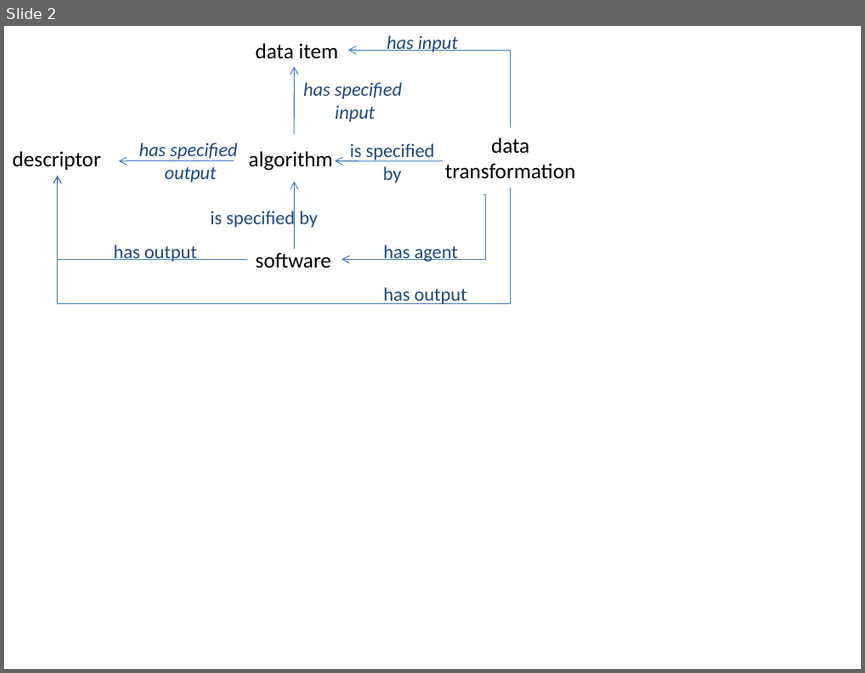
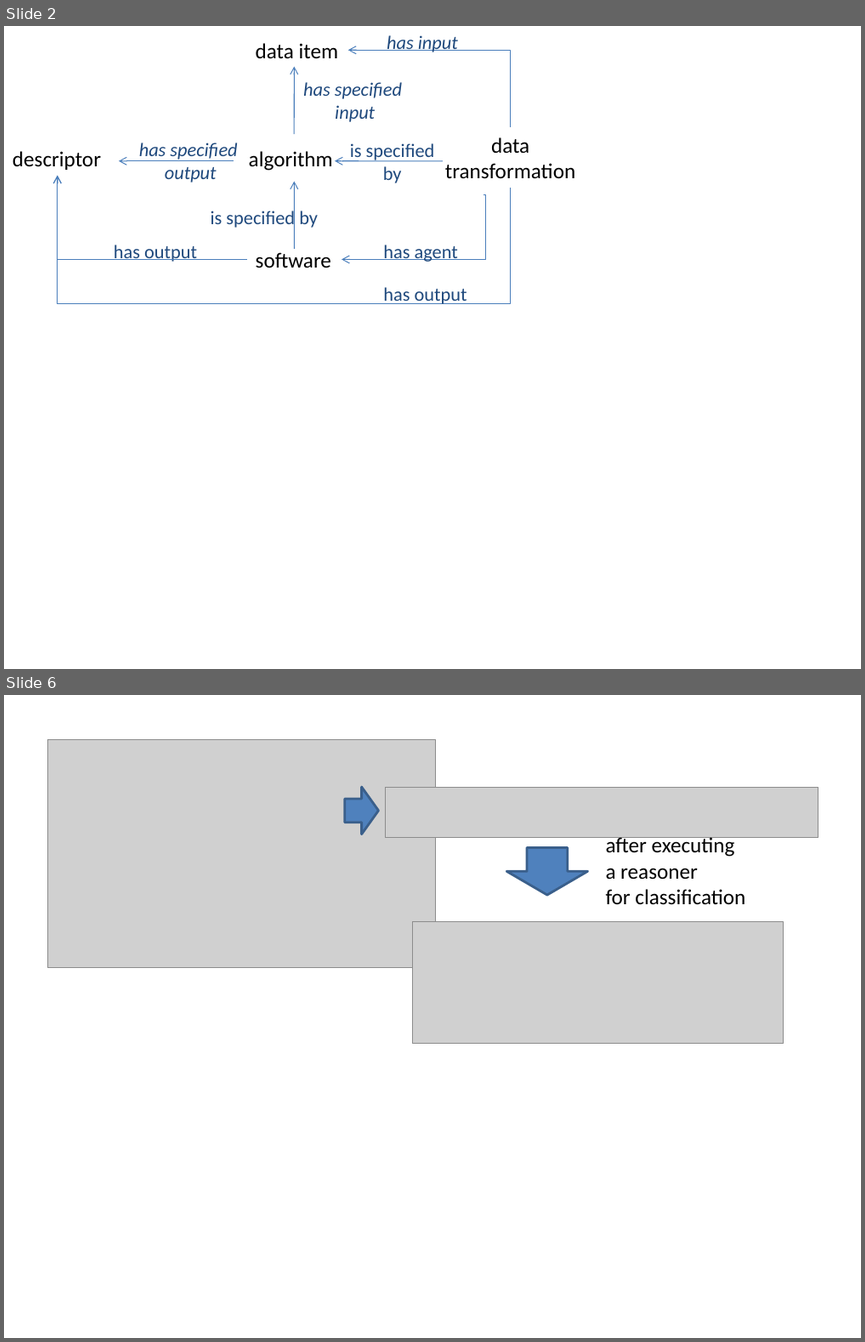
Before and after one commit to semanticchemistry/semanticchemistry, a slide deck: trunk/documentation/images/diagrams.pptx. Shown one above the other, each under a label of ours: slide 2 before the commit, slides 2 and 6 after it; the slides between them are not shown. The pictures are 865x673 and 865x1342 pixels, drawn with LibreOffice and Linux fonts; fonts in the diff are those of the drawing; grey boxes stand for pictures. Boxes give left, top, right and bottom in pixels: in the first picture for what was removed or moved away, otherwise in the second. Text is boxed around its words. In the diff, an @@ line names an element or a change of style, - is before the commit and + after.

```diff
--- a/trunk/documentation/images/diagrams.pptx
+++ b/trunk/documentation/images/diagrams.pptx
@@ slide 6 added at [4,695,861,1338], background #FFFFFF @@
@@ picture added at [47,739,435,968] @@
@@ right arrow added at [345,787,378,834], fill #4F81BD, outline #3A5F8C 2 pt @@
@@ picture added at [386,787,818,837] @@
@@ down arrow added at [507,847,587,895], fill #4F81BD, outline #3A5F8C 2 pt @@
@@ text added at [606,835,745,905], 18 pt, text #000000 @@
+after executing
+a reasoner
+for classification
@@ picture added at [412,922,783,1043] @@
```
Also in this commit, not shown: 2 slides changed, 2 other slides added, 2 other files.
